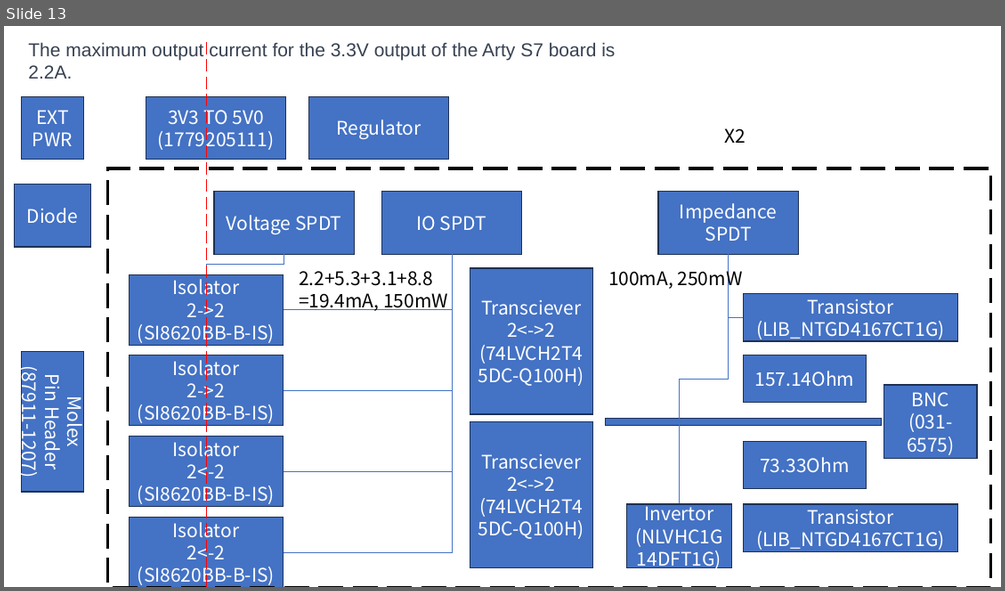
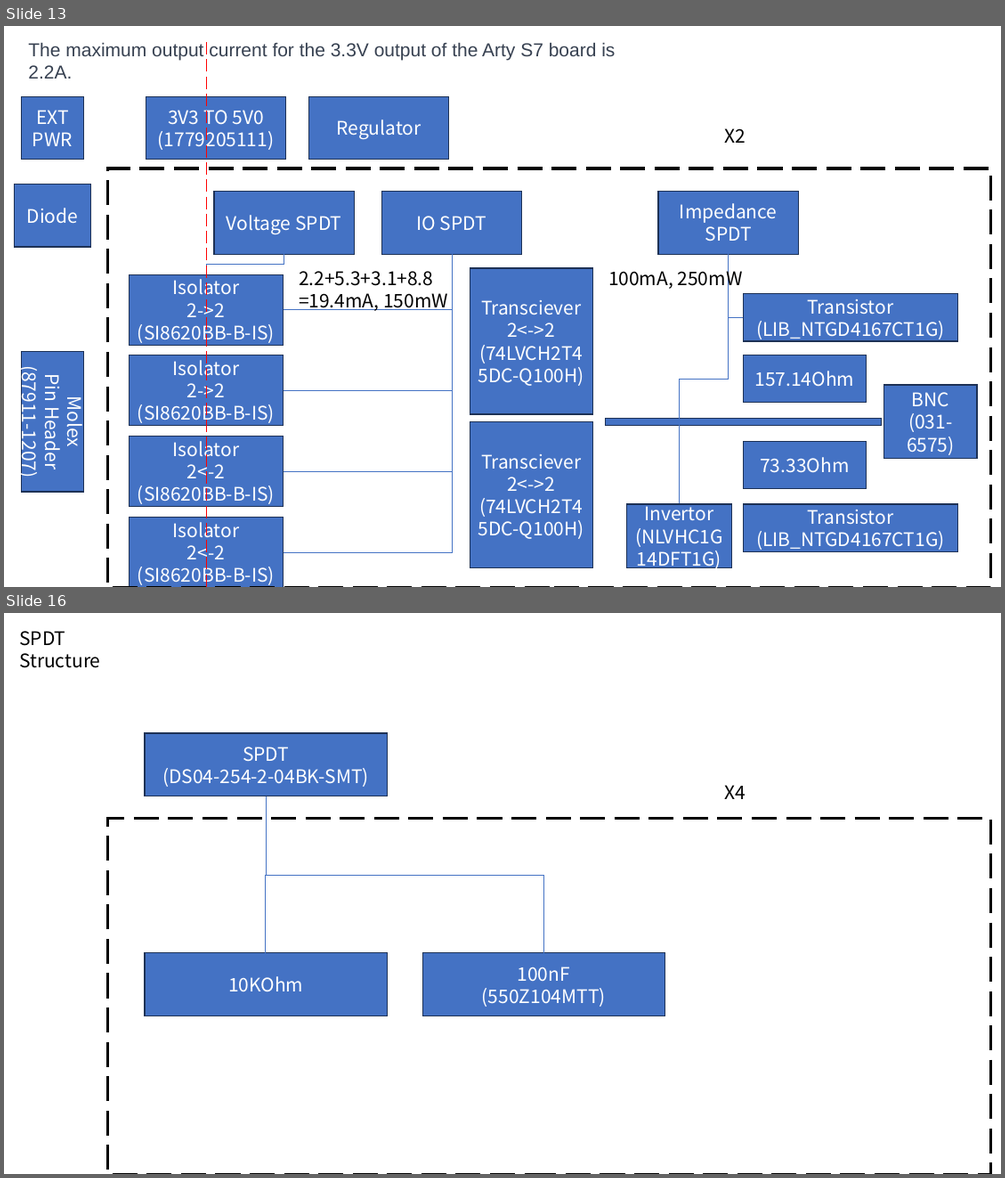
Before and after one commit to alexist2623/PMOD2BNC, a slide deck: Meeting/PMOD2BNC.pptx. Shown one above the other, each under a label of ours: slide 13 before the commit, slides 13 and 16 after it; the slides between them are not shown. The pictures are 1005x591 and 1005x1178 pixels, drawn with LibreOffice and Linux fonts; fonts in the diff are those of the drawing. Boxes give left, top, right and bottom in pixels: in the first picture for what was removed or moved away, otherwise in the second. Text is boxed around its words. In the diff, an @@ line names an element or a change of style, - is before the commit and + after.

Commit message:
Capacitors, SPDT, Switch added

```diff
--- a/Meeting/PMOD2BNC.pptx
+++ b/Meeting/PMOD2BNC.pptx
@@ slide 16 added at [4,613,1001,1174], background #FFFFFF @@
@@ text added at [19,631,100,668], 18 pt, text #000000 @@
+SPDT Structure
@@ rectangle added at [145,733,387,796], fill #4472C4, outline #1E3256 1 pt, 18 pt, text #FFFFFF @@
+SPDT
+(DS04-254-2-04BK-SMT)
@@ elbow line added from (265, 953) to (267, 797), #4472C4 0.5 pt @@
@@ elbow line added from (544, 953) to (266, 796), #4472C4 0.5 pt @@
@@ text added at [724,785,745,799], 18 pt, text #000000 @@
+X4
@@ rectangle added at [108,818,991,1174], outline #000000 3 pt dashed @@
@@ rectangle added at [145,953,387,1016], fill #4472C4, outline #1E3256 1 pt, 18 pt, text #FFFFFF @@
+10KOhm
@@ rectangle added at [423,953,665,1016], fill #4472C4, outline #1E3256 1 pt, 18 pt, text #FFFFFF @@
+100nF
+(550Z104MTT)
```
Also in this commit, not shown: 1 slide changed, 3 other slides added, 16 other files.
